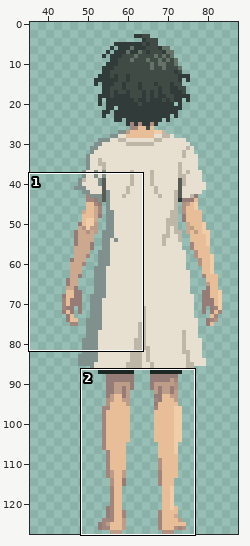
Pixel-art file, stored at docs/art/experiments/protagonist_back_v1/back.aseprite. The first picture is a wide view before the edit; the outline marks the close-up.
Close-up. Earlier state:
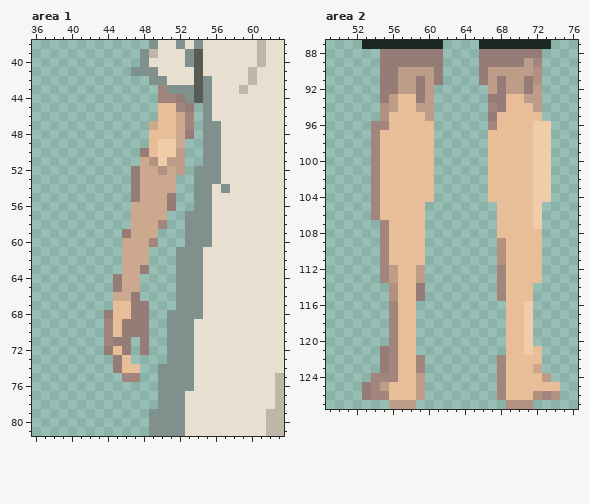
128x128 pixels, 1 frame. Colours within 5 levels of each other are drawn and written as one. Shown: area 1: x 36..63, y 38..81; area 2: x 49..76, y 87..127. The wide view leaves out empty margins.
Once edited:
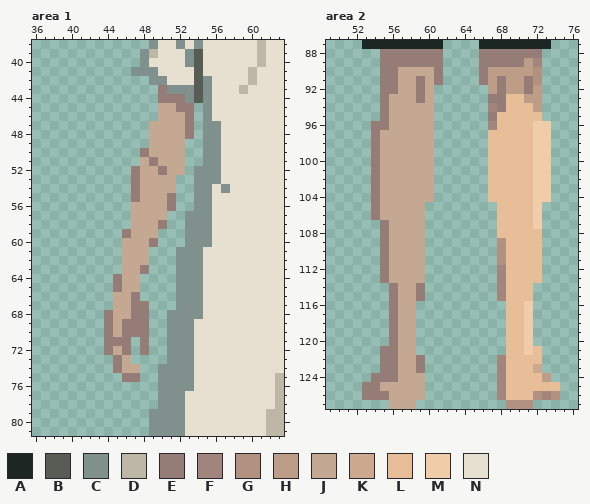
Palette (. is transparent): A #1c2622  B #575d55  C #80908c  D #beb6a7  E #957c77  F #a2867e  G #b39181  H #be9d88  J #c5a891  K #cca98e  L #e8be99  M #f1cca8  N #e7dfcf
The author wrote: Match rear limb shadows to approved front palette
What changed:
layer "B shadow skin - rear arm and leg" added
Area 1, layer "B shadow skin - rear arm and leg":
The edit turns colour F into colour E in row 43 at x 50; in row 44 at x 50 to 51; in row 45 at x 52; in rows 46 to 47 at x 53; in row 58 at x 50; in row 60 at x 49.
The edit turns colour F into colour E in rows 69 to 71 at x 44; in row 75 at x 46 to 47.
The edit turns colour G into colour E in row 51 at x 49; in row 52 at x 50.
The edit turns colour H into colour J in row 50 at x 52; in row 51 at x 51 to 52; in row 52 at x 52.
The edit turns colour K into colour J in row 46 at x 52; in row 47 at x 49 and 52; in rows 48 to 49 at x 52; in row 51 at x 48; in row 52 at x 48 to 49 and 51; in rows 53 to 54 at x 48 to 51.
The edit turns colour K into colour J in row 55 at x 48 to 50; in rows 56 to 57 at x 47 to 50; in rows 58 to 59 at x 47 to 49; in rows 60 to 62 at x 46 to 48; in rows 63 to 65 at x 46 to 47; in row 66 at x 45 to 46.
The edit turns colour L into colour J in rows 45 to 47 at x 50 to 51; in row 48 at x 49 to 51; in rows 49 to 50 at x 49; in rows 67 to 68 at x 45 to 46; in rows 69 to 70 at x 45; in row 72 at x 45.
The edit turns colour L into colour J in row 73 at x 46; in row 74 at x 46 to 47.
The edit turns colour M into colour J in rows 49 to 50 at x 50 to 51; in row 51 at x 50.
Area 2, layer "B shadow skin - rear arm and leg":
The edit turns colour F into colour E in row 96 at x 54 to 55; in rows 97 to 106 at x 54; in rows 107 to 113 at x 55; in rows 116 to 121 at x 56; in rows 122 to 123 at x 56 and 59; in row 124 at x 54 to 56.
The edit turns colour F into colour E in row 125 at x 54; in row 126 at x 54 to 55.
The edit turns colour G into colour E in rows 94 to 95 at x 55; in rows 114 to 115 at x 56.
The edit turns colour H into colour J in row 90 at x 57 to 60; in rows 91 to 92 at x 57 to 58 and 60; in row 93 at x 56 and 60; in row 94 at x 56 and 59 to 60; in row 95 at x 60; in rows 112 to 113 at x 56 and 59.
The edit turns colour H into colour J in row 124 at x 59; in row 125 at x 55 and 59; in row 126 at x 59; in row 127 at x 56 to 58.
The edit turns colour L into colour J in rows 93 to 94 at x 57 to 58; in row 95 at x 56 to 59; in row 96 at x 56 to 60; in rows 97 to 104 at x 55 to 60; in rows 105 to 106 at x 55 to 59; in rows 107 to 111 at x 56 to 59.
The edit turns colour L into colour J in rows 112 to 124 at x 57 to 58; in rows 125 to 126 at x 56 to 58.
